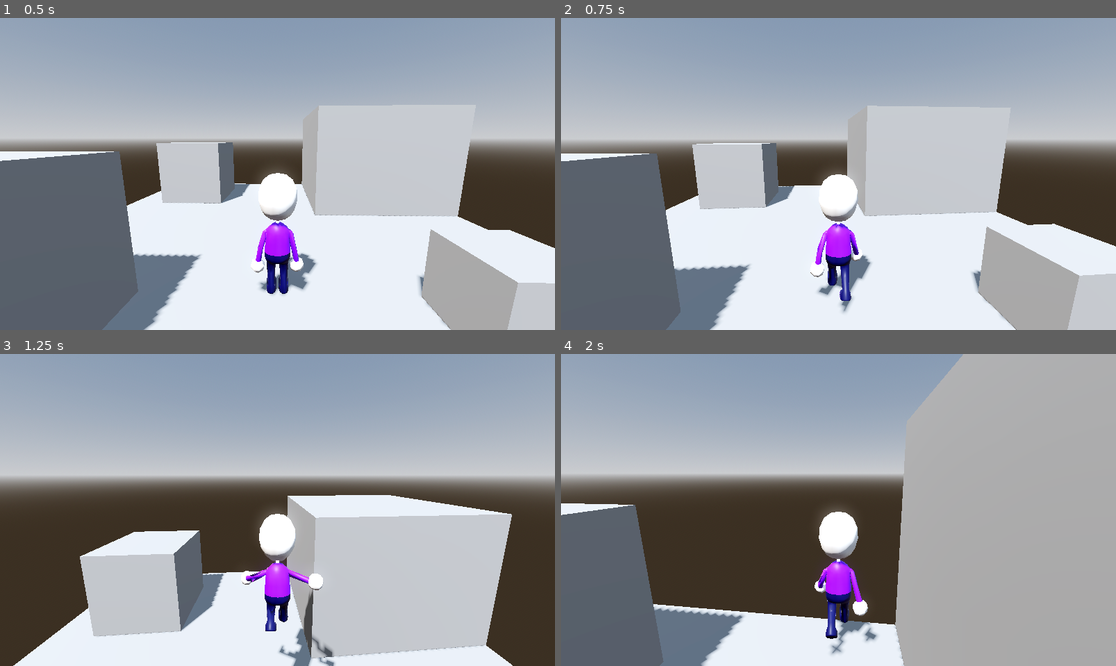
Above: before the commit, frames 1-4 (two rows, left to right).
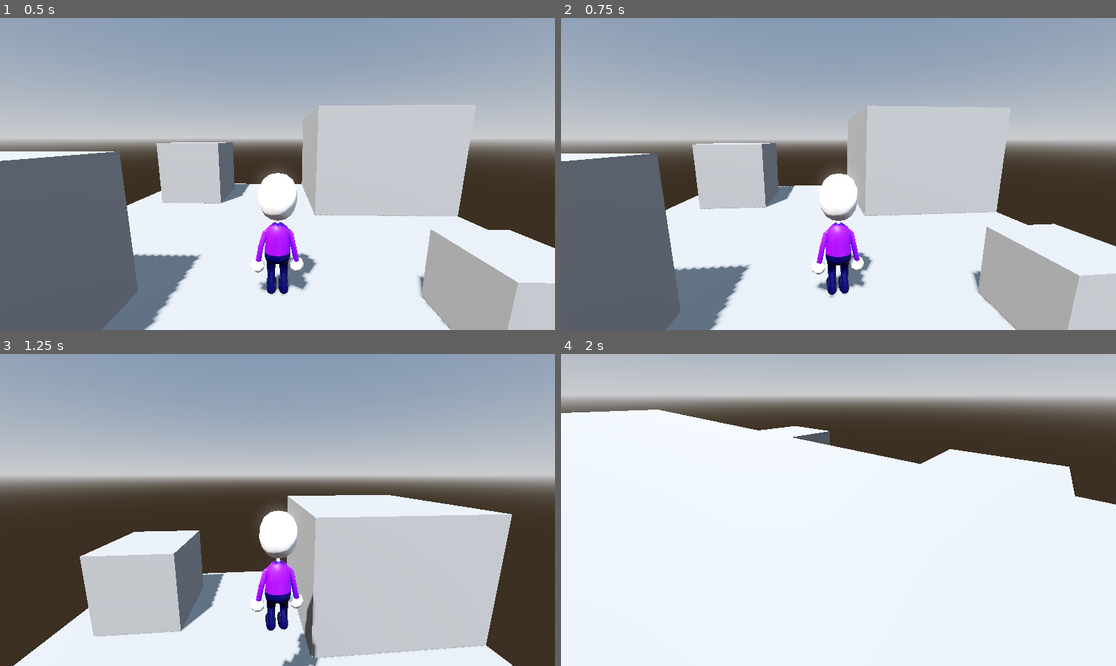
Above: after the commit, the same moments.

Repository: Zencode22/Lo-Fi_Magic
Game: Godot game, scene res://Level.tscn
The game is run twice, just before and just after one commit, with the same random seed, the same clock (stepped at 60 frames per second) and the same inputs.
Inputs (mouse positions are in pixels of both pictures, inside the frame that each line leads up to):
- Up to frame 1 (0.5 s): no input
- Up to frame 2 (0.75 s): move the mouse to (866, 174) at 0.52 s; hold W (move_forward) from 0.53 s (still down); tap F (grab, bound only after the commit) at 0.6 s; click (866, 174) at 0.67 s
- Up to frame 3 (1.25 s): keep holding W (move_forward); tap Space (jump) at 0.77 s
- Up to frame 4 (2 s): keep holding W (move_forward); move the mouse to (810, 510) at 1.27 s; tap Shift (run) at 1.35 s; click (810, 510) at 1.42 s; tap Space (jump) at 1.52 s; tap F (grab, bound only after the commit) at 1.55 s

Frame 1 is identical in both runs. In frame 2, 1.0% of the frame differs, in the area x 44-57%, y 49-95%; in frame 3, 1.6%; in frame 4, 92%, in the area x 0-100%, y 0-100%.
Error after the commit: Invalid operands 'float' and 'Nil' in operator '*'. (res://player.gd:59)

Commit message:
added Grab

Diff:
--- a/lo-fi-magic/Level.tscn
+++ b/lo-fi-magic/Level.tscn
@@ -50,6 +50,7 @@
 [node name="Player" parent="." groups=["LookAtPoint"] instance=ExtResource("1_bexhn")]
 transform = Transform3D(0.99972856, 0, 0.023298062, 0, 1, 0, -0.023298062, 0, 0.99972856, 0, -0.03986633, -2)
 linear_damp = 3.0
+rotation_speed = null
 
 [node name="MovableCube" type="RigidBody3D" parent="."]
 transform = Transform3D(1, 0, 0, 0, 1, 0, 0, 0, 1, -2.5, 0.52344126, -2.5)
--- a/lo-fi-magic/MovableObject.gd
+++ b/lo-fi-magic/MovableObject.gd
@@ -1,11 +1,71 @@
 extends RigidBody3D
 
+# Grab variables
+var is_grabbed: bool = false
+var grabber: Node3D = null
+var grab_point: Vector3 = Vector3.ZERO
+var grab_distance: float = 2.0
+var grab_force: float = 10.0
 
 # Called when the node enters the scene tree for the first time.
 func _ready() -> void:
 	pass # Replace with function body.
 
-
 # Called every frame. 'delta' is the elapsed time since the previous frame.
 func _process(delta: float) -> void:
 	pass
+
+# Physics process for handling grab mechanics
+func _physics_process(delta: float) -> void:
+	if is_grabbed and grabber:
+		# Calculate the target position for the object
+		var target_position = grabber.global_position + grabber.global_transform.basis.z * -grab_distance
+
+		# Calculate the direction and distance to the target
+		var direction = target_position - global_position
+		var distance = direction.length()
+
+		# Apply force to move the object toward the grab point
+		if distance > 0.1:
+			var force = direction.normalized() * grab_force * distance
+			apply_central_force(force)
+
+		# Optional: Add some damping to prevent excessive swinging
+		linear_velocity *= 0.95
+		angular_velocity *= 0.95
+
+# Method to grab the object
+func grab(by: Node3D) -> void:
+	if not is_grabbed:
+		is_grabbed = true
+		grabber = by
+
+		# Store the initial grab point relative to the object
+		grab_point = global_position
+
+		# Reduce linear damping while grabbed for more responsive movement
+		linear_damp = 0.5
+
+		# Optional: Change collision layer/mask to avoid collisions with player
+		set_collision_layer_value(1, false)
+		set_collision_mask_value(1, false)
+
+# Method to release the object
+func release() -> void:
+	if is_grabbed:
+		is_grabbed = false
+		grabber = null
+
+		# Restore original damping
+		linear_damp = 0.0
+
+		# Optional: Restore collision layer/mask
+		set_collision_layer_value(1, true)
+		set_collision_mask_value(1, true)
+
+# Optional: Add visual feedback when grabbed
+func _input_event(camera: Camera3D, event: InputEvent, position: Vector3, normal: Vector3, shape_idx: int) -> void:
+	if event is InputEventMouseButton and event.pressed:
+		if event.button_index == MOUSE_BUTTON_LEFT:
+			# You can connect this to your player's grab system
+			pass
--- a/lo-fi-magic/lo_fi_magic_temp_character.tscn
+++ b/lo-fi-magic/lo_fi_magic_temp_character.tscn
@@ -235,34 +235,31 @@
 [node name="LoFi_Magic_Temp_Character" instance=ExtResource("1_aqr14")]
 
 [node name="Skeleton3D" parent="Armature_TempChar" index="0"]
-bones/0/position = Vector3(0, 0.44291177, 0.005330949)
-bones/0/rotation = Quaternion(0.03764877, -0.00027148434, -0.0073185144, 0.9992643)
-bones/1/rotation = Quaternion(0.12635177, -0.0016680278, -0.008275952, 0.9919496)
-bones/2/rotation = Quaternion(-0.003361345, -4.8676875e-11, -1.2231138e-09, 0.99999434)
-bones/3/rotation = Quaternion(-0.029434526, -1.4124012e-10, 5.7861765e-10, 0.99956673)
-bones/4/rotation = Quaternion(0.44612753, 0.107112676, -0.85956454, -0.22504619)
-bones/5/rotation = Quaternion(0.02095399, -0.0021615867, 0.14484037, 0.9892308)
-bones/6/rotation = Quaternion(0.5992771, 0.121045366, 0.76759076, -0.19240466)
-bones/7/rotation = Quaternion(0.08677777, 0.0017380335, -0.5998345, 0.79540247)
-bones/8/rotation = Quaternion(0.85872704, 0.0077854106, 0.003669912, 0.5123611)
-bones/9/rotation = Quaternion(0.34943134, 1.196939e-10, 4.3018495e-09, 0.93696195)
-bones/10/rotation = Quaternion(0.98768336, 0.008570524, -0.0019780325, -0.15621871)
-bones/11/rotation = Quaternion(0.48072898, 2.7234567e-10, 6.3663474e-09, 0.87686926)
-bones/12/position = Vector3(-0.28106943, 0.45828772, -0.17169212)
+bones/0/position = Vector3(0, 0.494402, 0.021144286)
+bones/0/rotation = Quaternion(-0.0665046, 5.076897e-05, 0.0011324604, 0.99778557)
+bones/1/rotation = Quaternion(0.107147954, -6.485072e-12, 1.1375221e-10, 0.99424314)
+bones/2/rotation = Quaternion(-0.0021321848, -7.981565e-12, -4.1771264e-11, 0.9999978)
+bones/3/rotation = Quaternion(0.0018080657, -1.5860672e-11, -5.4082485e-11, 0.99999845)
+bones/4/rotation = Quaternion(0.5253167, 0.08216901, -0.80319995, -0.2686275)
+bones/5/rotation = Quaternion(0.05884118, -0.0019920452, 0.40672842, 0.9116501)
+bones/6/rotation = Quaternion(0.5391119, -0.05146394, 0.80632913, -0.23778854)
+bones/7/rotation = Quaternion(0.048883464, 0.0020538396, -0.33789766, 0.93991035)
+bones/8/rotation = Quaternion(0.9990279, -0.0011310312, -5.6996883e-05, 0.044069014)
+bones/9/rotation = Quaternion(0.24276902, 1.5375198e-11, -9.496694e-11, 0.9700842)
+bones/10/rotation = Quaternion(0.99911976, -0.0011304731, -5.4852422e-05, 0.04193614)
+bones/11/rotation = Quaternion(0.23872982, 1.6515175e-11, -9.391866e-11, 0.971086)
+bones/12/position = Vector3(-0.26661238, 0.44543186, 0.006600448)
 bones/12/rotation = Quaternion(-0.7071068, 0, 0, 0.7071068)
-bones/13/position = Vector3(-0.25484243, 0.41243616, -0.21550733)
-bones/14/position = Vector3(0.26674387, 0.48996338, 0.2664662)
+bones/13/position = Vector3(-0.26916173, 0.43778077, -0.17355636)
+bones/14/position = Vector3(0.27540317, 0.43392313, 0.006600448)
 bones/14/rotation = Quaternion(-0.7071068, 0, 0, 0.7071068)
-bones/15/position = Vector3(0.26801613, 0.4357532, -0.17691244)
-bones/16/position = Vector3(-0.0853, 0.17460252, 0.20337328)
-bones/16/rotation = Quaternion(-0.776476, 0, 0, 0.6301469)
-bones/17/position = Vector3(0, 1.1737848e-06, -7.428768e-06)
+bones/15/position = Vector3(0.2536969, 0.41040862, -0.21886341)
+bones/16/rotation = Quaternion(-0.7071068, 0, 0, 0.7071068)
+bones/17/position = Vector3(7.450581e-09, 1.14629756e-07, -9.260659e-06)
 bones/18/rotation = Quaternion(-0.8073139, 0, 0, 0.59012216)
-bones/20/position = Vector3(0.0853, 0.2593027, -0.25570107)
-bones/20/rotation = Quaternion(-0.366048, 0, 0, 0.930596)
-bones/21/position = Vector3(7.450581e-09, -1.4389042e-06, -2.903234e-06)
+bones/20/rotation = Quaternion(-0.7071068, 0, 0, 0.7071068)
+bones/21/position = Vector3(-7.450581e-09, 1.14629756e-07, -9.260659e-06)
 bones/22/rotation = Quaternion(-0.8073139, 0, 0, 0.59012216)
-bones/23/position = Vector3(0, -0.29763088, 0.19648634)
 
 [node name="AnimationPlayer" parent="." index="1"]
 autoplay = "Idle"
--- a/lo-fi-magic/player.gd
+++ b/lo-fi-magic/player.gd
@@ -13,6 +13,9 @@
 var move_direction : Vector3
 
 @onready var state_machine = $LoFi_Magic_Temp_Character/AnimationTree.get("parameters/playback")
+
+var grabbed_object: RigidBody3D = null
+var grab_range: float = 5.0
 
 func _ready() -> void:
 	Input.set_mouse_mode(Input.MOUSE_MODE_CAPTURED)
@@ -65,6 +68,12 @@
 	$LoFi_Magic_Temp_Character/AnimationTree.set("parameters/conditions/Jump", Input.is_action_just_pressed("jump") && is_on_floor())
 	$LoFi_Magic_Temp_Character/AnimationTree.set("parameters/conditions/InAir", !is_on_floor())
 
+# Handle grab input
+	if Input.is_action_just_pressed("grab"):
+		if grabbed_object:
+			release_object()
+		else:
+			try_grab_object()
 
 func is_on_floor() -> bool:
 	# Simple ground check using raycast
@@ -81,3 +90,35 @@
 		if Input.get_mouse_mode() == Input.MOUSE_MODE_CAPTURED:
 			twist_input = - event.relative.x * mouse_sensitivity
 			pitch_input = - event.relative.y * mouse_sensitivity
+# Grab functionality
+func try_grab_object() -> void:
+	# Raycast to find objects in front of the player
+	var space_state = get_world_3d().direct_space_state
+	var camera = $TwistPivot/PitchPivot/Camera3D  # Adjust this path to match your camera node
+	var from = camera.global_position
+	var to = from + camera.global_transform.basis.z * -grab_range  # Forward direction
+
+	var query = PhysicsRayQueryParameters3D.create(from, to)
+	query.collide_with_areas = true
+	query.exclude = [self]  # Exclude the player from the raycast
+	var result = space_state.intersect_ray(query)
+
+	if result:
+		var collider = result["collider"]
+		if collider.has_method("grab"):
+			grabbed_object = collider
+			collider.grab(self)
+			print("Grabbed object: ", collider.name)
+
+func release_object() -> void:
+	if grabbed_object and grabbed_object.has_method("release"):
+		grabbed_object.release()
+		print("Released object: ", grabbed_object.name)
+		grabbed_object = null
+
+# Optional: Auto-release if object gets too far
+func _physics_process(delta: float) -> void:
+	if grabbed_object:
+		var distance = global_position.distance_to(grabbed_object.global_position)
+		if distance > grab_range * 2.0:  # Auto-release if too far
+			release_object()
--- a/lo-fi-magic/project.godot
+++ b/lo-fi-magic/project.godot
@@ -61,6 +61,11 @@
 "events": [Object(InputEventKey,"resource_local_to_scene":false,"resource_name":"","device":-1,"window_id":0,"alt_press …(195 unchanged characters)…
 ]
 }
+grab={
+"deadzone": 0.2,
+"events": [Object(InputEventKey,"resource_local_to_scene":false,"resource_name":"","device":-1,"window_id":0,"alt_pressed":false,"shift_pressed":false,"ctrl_pressed":false,"meta_pressed":false,"pressed":false,"keycode":0,"physical_keycode":70,"key_label":0,"unicode":102,"location":0,"echo":false,"script":null)
+]
+}
 
 [rendering]
 
